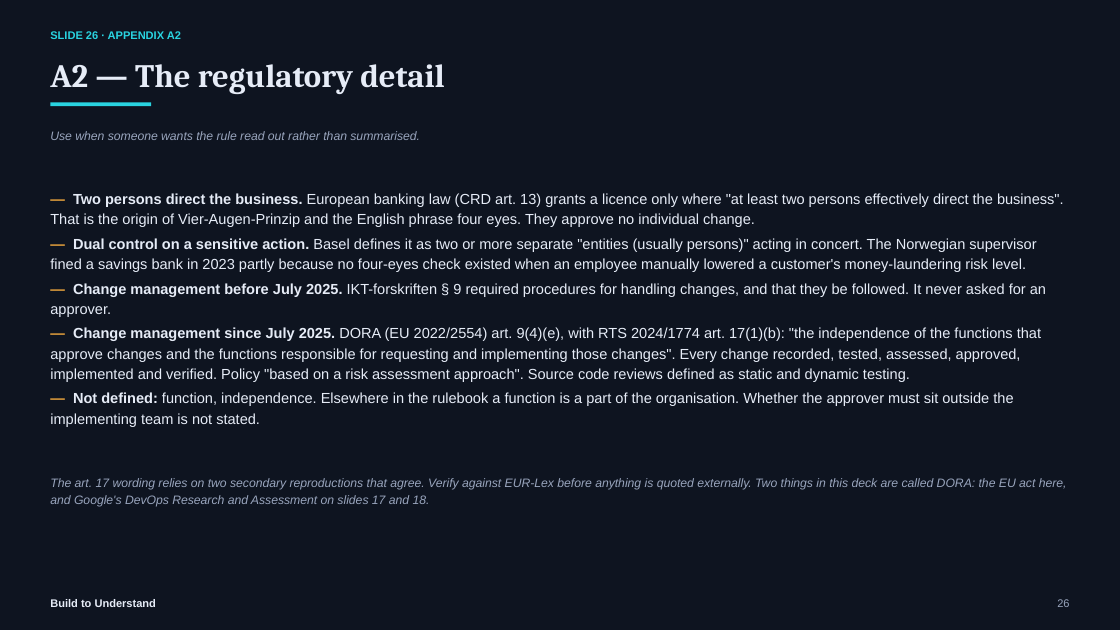
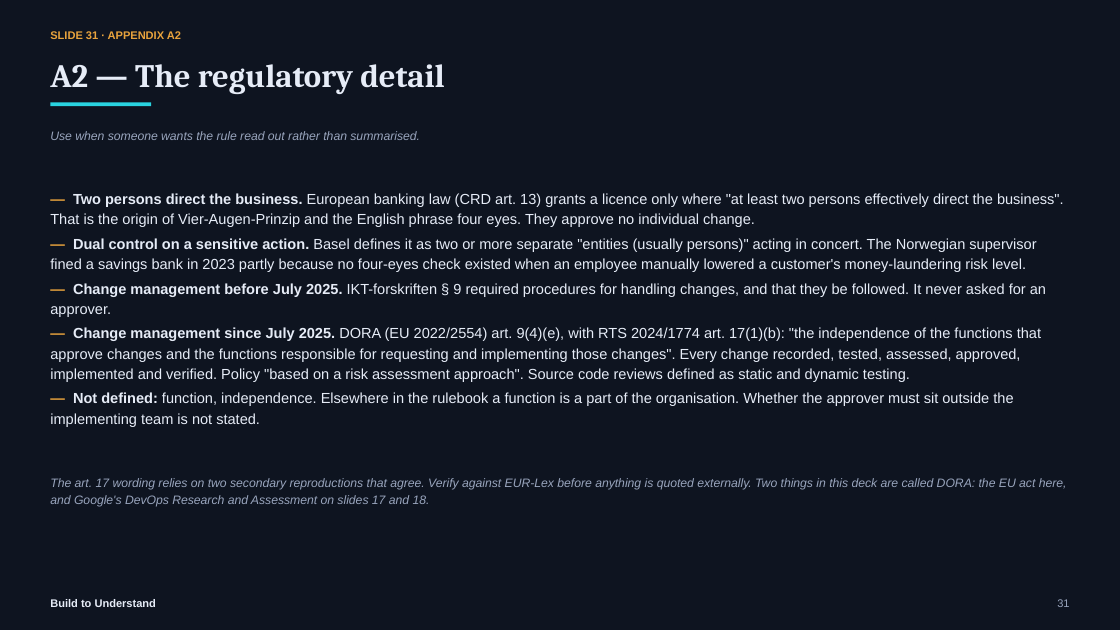
Before and after one commit to svenmalvik/buildtounderstand.org, a slide deck: slide 31 of presentations/what-is-the-second-pair-of-eyes-for.pptx (slide 26 before the commit). Drawn at 1120x630 pixels with LibreOffice and Linux fonts; fonts in the diff are those of the drawing. Boxes give left, top, right and bottom in pixels: in the first picture for what was removed or moved away, otherwise in the second. Text is boxed around its words. In the diff, an @@ line names an element or a change of style, - is before the commit and + after.

```diff
--- a/presentations/what-is-the-second-pair-of-eyes-for.pptx
+++ b/presentations/what-is-the-second-pair-of-eyes-for.pptx
@@ text at (50,31,181,39): text changed; text colour #29D3E0 to #E8A33D @@
-SLIDE 26 · APPENDIX A2
+SLIDE 31 · APPENDIX A2
@@ text at (1057,599,1069,607): text changed @@
-26
+31
```
Also in this commit, not shown: 6 other slides changed, 5 slides added, 4 other files.
